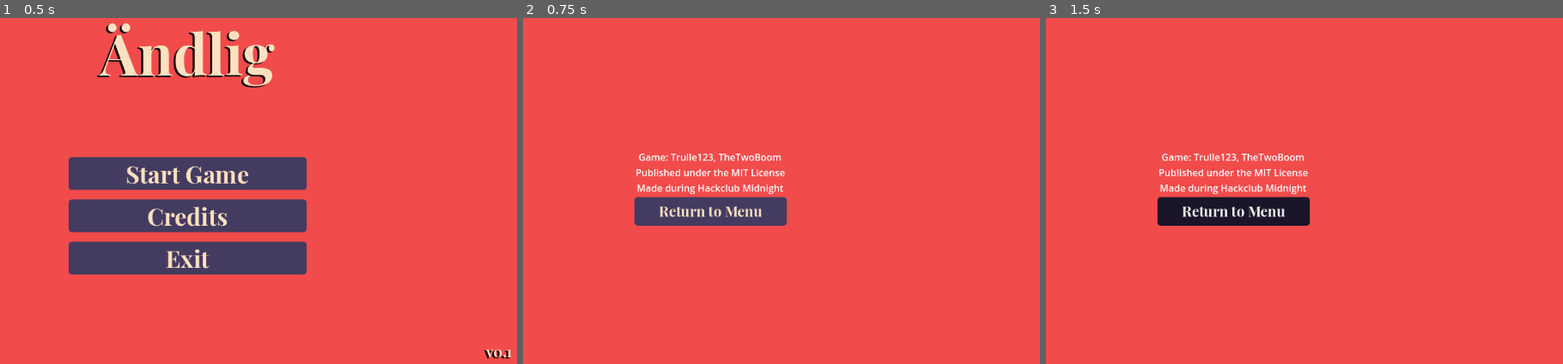
Above: before the commit, frames 1-3 (left to right).
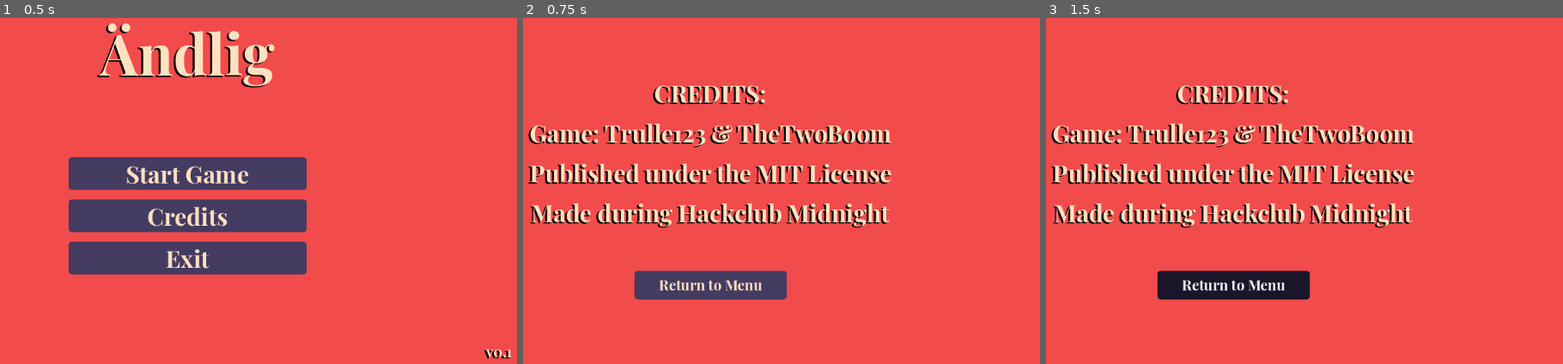
Above: after the commit, the same moments.

Repository: TheTwoBoom/andlig
Game: Godot game, scene res://scenes/menu.tscn
Same seed, same stepped clock (60 frames per second), same inputs: the game is played once before the commit and once after it.
Inputs:
- Up to frame 1 (0.5 s): no input
- Up to frame 2 (0.75 s): click "Credits" at 0.5 s
- Up to frame 3 (1.5 s): click "Return to Menu" at 1.25 s

Frame 1 is identical in both runs. In frame 2, 13% of the frame differs, in the area x 0-72%, y 19-82%; in frame 3, 13%.

Commit message:
styled menu

Diff:
--- a/scenes/credits.tscn
+++ b/scenes/credits.tscn
@@ -31,9 +31,13 @@
 [node name="Label" type="Label" parent="MarginContainer/VBoxContainer"]
 layout_mode = 2
 size_flags_horizontal = 4
-text = "Game: Trulle123, TheTwoBoom
+theme = ExtResource("1_0bpdh")
+theme_override_constants/line_spacing = 12
+text = "CREDITS:
+Game: Trulle123 & TheTwoBoom
 Published under the MIT License
-Made during Hackclub Midnight"
+Made during Hackclub Midnight
+"
 horizontal_alignment = 1
 vertical_alignment = 1
 
Not shown: 1 places in scenes/credits.tscn that only renumber resources
